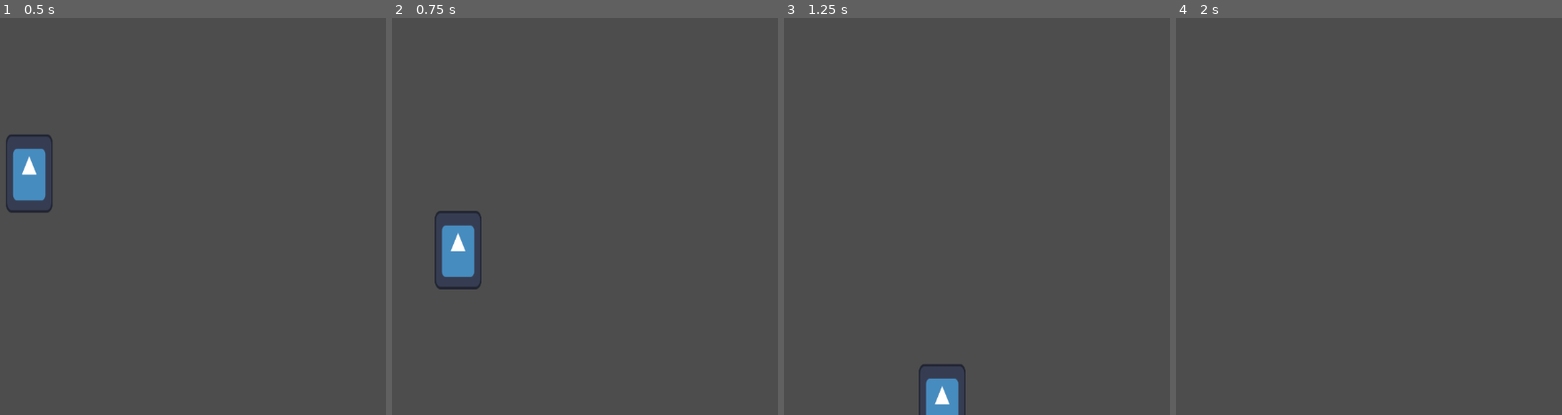
Above: before the commit, frames 1-4 (left to right).
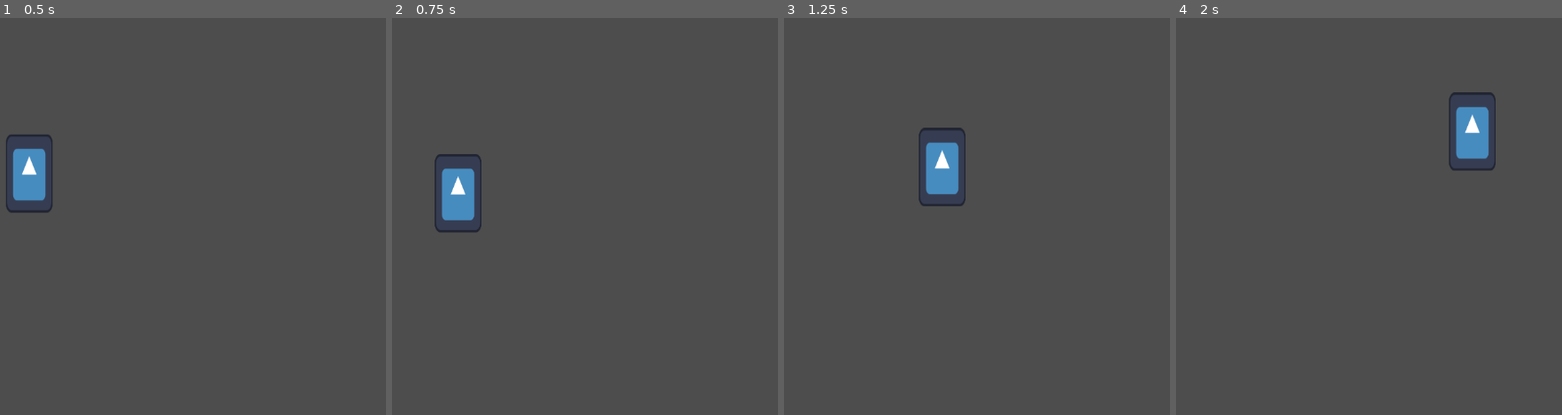
Above: after the commit, the same moments.

Repository: moaatt2/My-First-Game
Game: Godot game, scene res://scenes/world.tscn
Same seed, same stepped clock (60 frames per second), same inputs: the game is played once before the commit and once after it. The engine's default icon, where the game draws it, is replaced by a stand-in: a white triangle on a blue panel in a dark square.
Inputs:
- Up to frame 1 (0.5 s): no input
- Up to frame 2 (0.75 s): hold D (move_right) from 0.53 s (still down); tap Space (jump) at 0.6 s
- Up to frame 3 (1.25 s): keep holding D (move_right); tap Space (jump) at 0.77, 1.07 s
- Up to frame 4 (2 s): keep holding D (move_right); tap Space (jump) at 1.35, 1.52, 1.82 s

Frame 1 is identical in both runs. In frame 2, 2.7% of the frame differs, in the area x 11-24%, y 34-69%; in frame 3, 2.4%; in frame 4, 1.5%.

Commit message:
Allow player to jump.

Diff:
--- a/scripts/player.gd
+++ b/scripts/player.gd
@@ -2,11 +2,19 @@
 
 @export var speed = 300
 @export var gravity = 30
+@export var jump_force = 300
+
 
 func _physics_process(delta: float) -> void:
+	# Falling logic
 	if !is_on_floor():
 		velocity.y = min(velocity.y + gravity, 500)
 
+	# Jump logic
+	if Input.is_action_just_pressed("jump"):
+		velocity.y = -jump_force
+
+	# Movement logic
 	var horizontal_direction = Input.get_axis("move_left", "move_right")
 	velocity.x = speed * horizontal_direction
 	move_and_slide()
